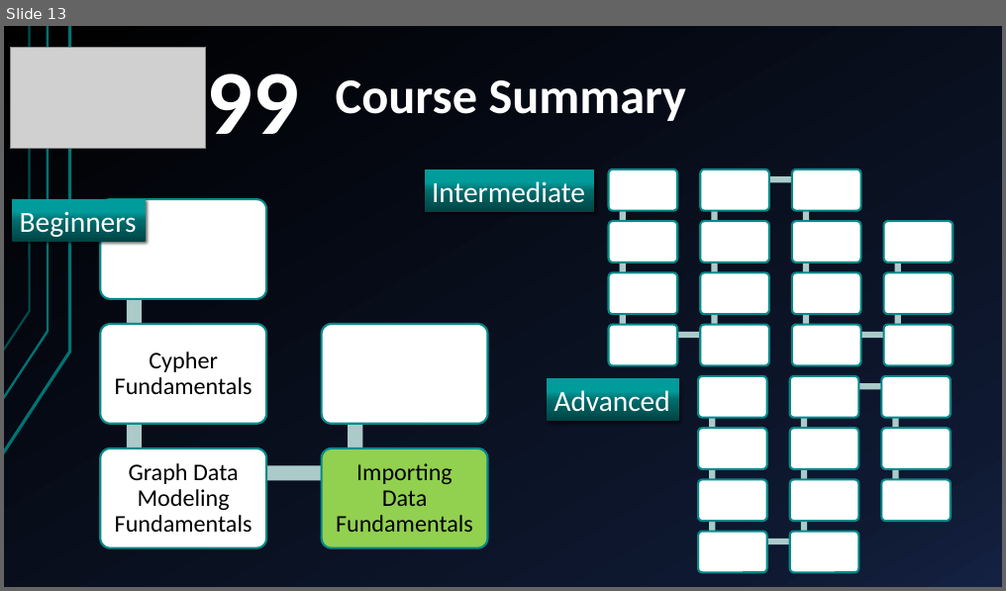
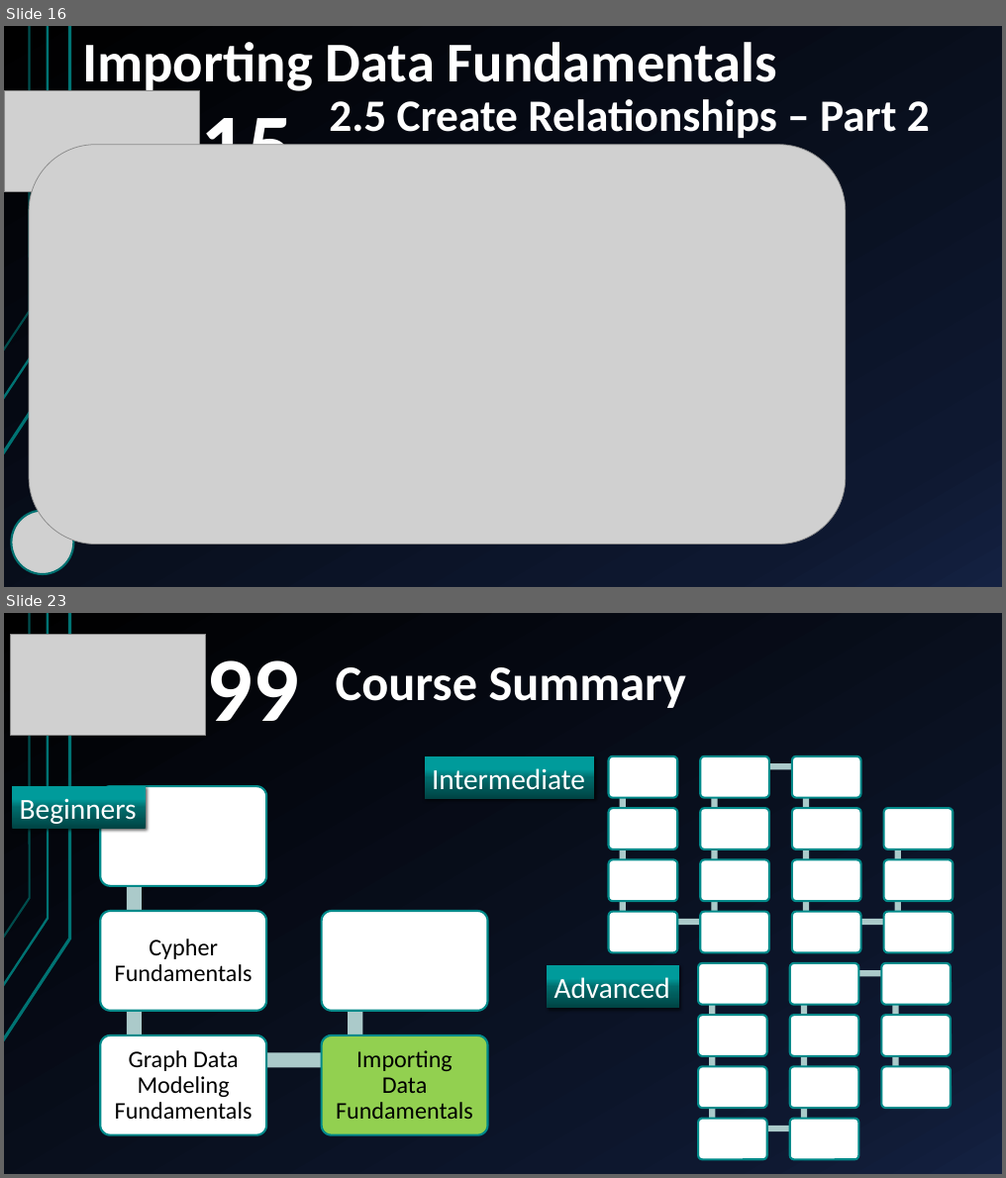
Before and after one commit to yasenstar/learn_graphdb, a slide deck: neo4j/import_data_fundamentals/Importing_Data_Fundamentals.pptx. Shown one above the other, each under a label of ours: slide 13 before the commit, slides 16 and 23 after it; the slides between them are not shown. The pictures are 1006x591 and 1006x1178 pixels, drawn with LibreOffice and Linux fonts; fonts in the diff are those of the drawing; grey boxes stand for pictures. Boxes give left, top, right and bottom in pixels: in the first picture for what was removed or moved away, otherwise in the second. Text is boxed around its words. In the diff, an @@ line names an element or a change of style, - is before the commit and + after.

```diff
--- a/neo4j/import_data_fundamentals/Importing_Data_Fundamentals.pptx
+++ b/neo4j/import_data_fundamentals/Importing_Data_Fundamentals.pptx
@@ slide 16 added at <box>4,26,1002,587</box>, background gradient #000000 to #0F1931 to #142242; not listed: 3 template elements that a slide beside it also shows @@
@@ text added at <box>82,42,777,94</box>, 54 pt, text #FFFFFF, bold @@
+Importing Data Fundamentals
@@ picture added at <box>4,90,199,192</box> @@
@@ text added at <box>200,101,293,145</box>, 88 pt, text #FFFFFF, bold @@
+15
@@ title added at <box>329,99,930,145</box>, 43.2 pt, text #FFFFFF, bold @@
+2.5 Create Relationships – Part 2 – Use LOAD CSV
@@ picture added at <box>29,144,846,544</box> @@
@@ picture added at <box>12,511,73,574</box> @@
@@ what was slide 13 is now slide 23 @@
```
Also in this commit, not shown: 9 other slides added, 2 other files.
